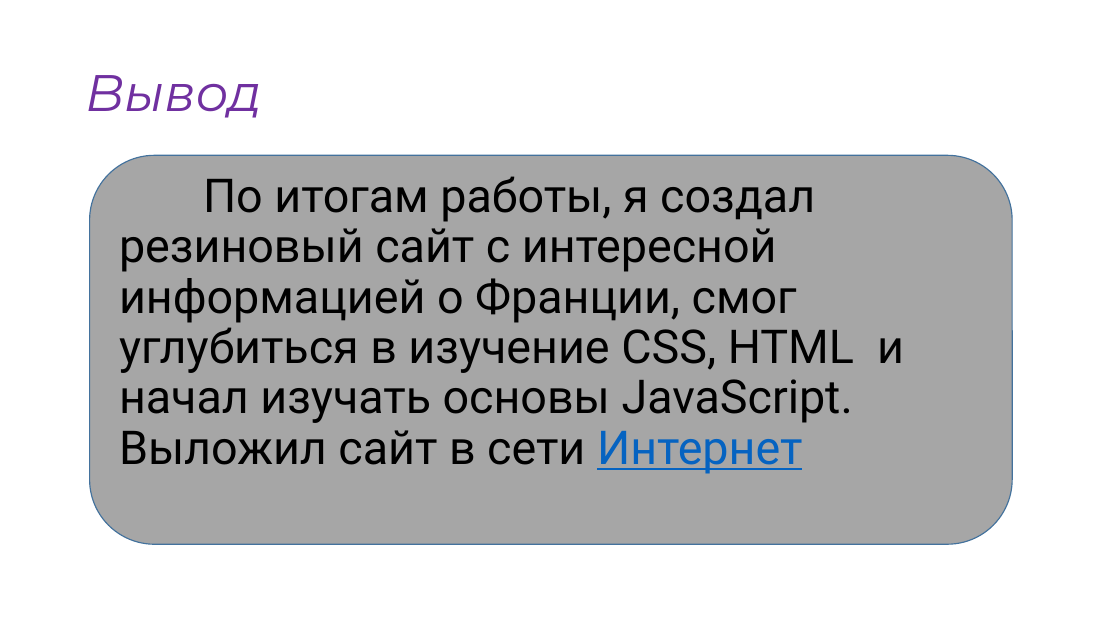
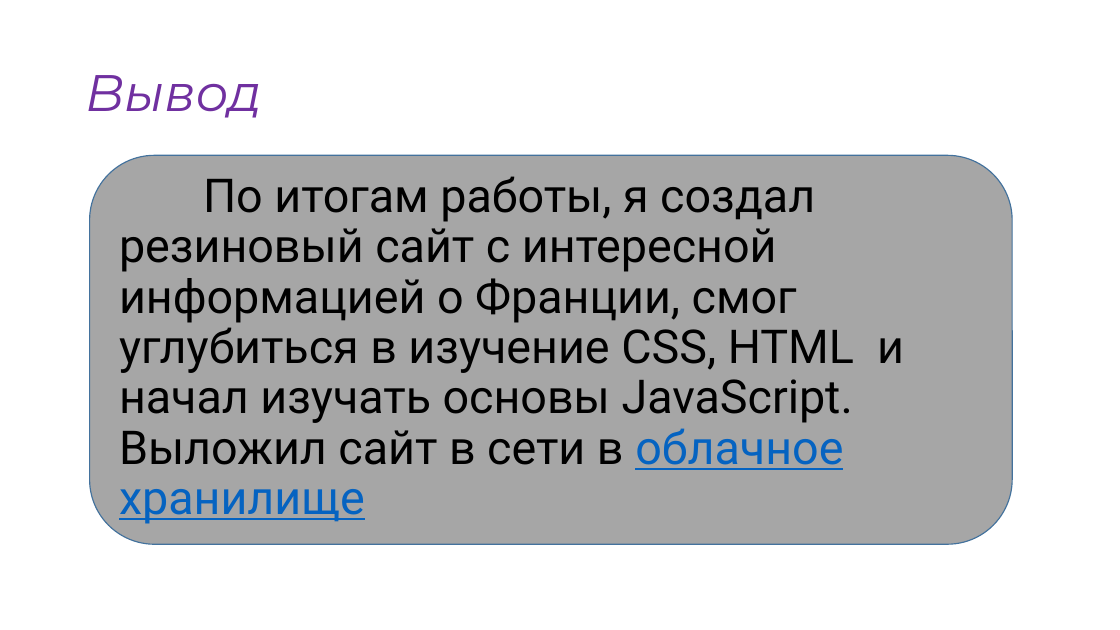
Before and after one commit to Bambukk/France.github.io, a slide deck: slide 9 of sait.pptx. Drawn at 1120x630 pixels with LibreOffice and Linux fonts; fonts in the diff are those of the drawing; background and template pictures are left out. Boxes give left, top, right and bottom in pixels: in the first picture for what was removed or moved away, otherwise in the second. Text is boxed around its words. In the diff, an @@ line names an element or a change of style, - is before the commit and + after.

```diff
--- a/sait.pptx
+++ b/sait.pptx
@@ text at bbox=[119, 176, 904, 524]: text changed @@
-По итогам работы, я создал резиновый сайт с интересной информацией о Франции, смог углубиться в изучение CSS, HTML и начал изучать основы JavaScript. Выложил сайт в сети Интернет
+По итогам работы, я создал резиновый сайт с интересной информацией о Франции, смог углубиться в изучение CSS, HTML и начал изучать основы JavaScript. Выложил сайт в сети в облачное хранилище
```
